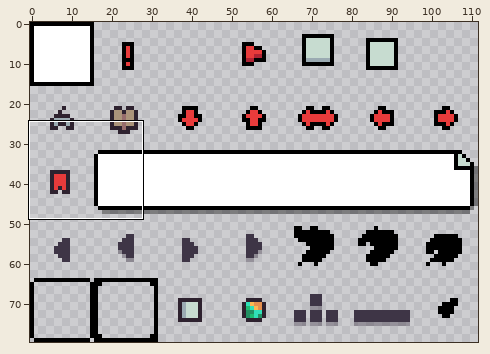
Edited in one commit: pixel-art file (Projects/TastyRoad/Assets/Sprites/canvas_UI.aseprite). The first picture is a wide view before the edit; the outline marks the close-up.
Close-up. Earlier state:
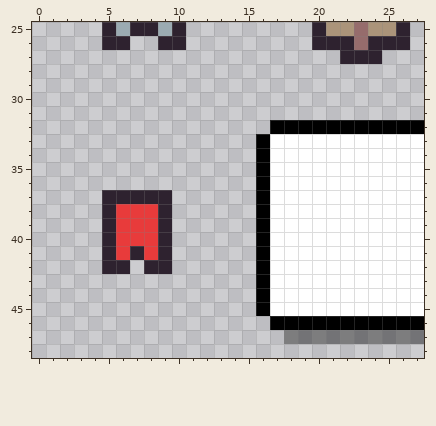
112x80 pixels, 1 frame. Shown: x 0..27, y 25..48.
New version:
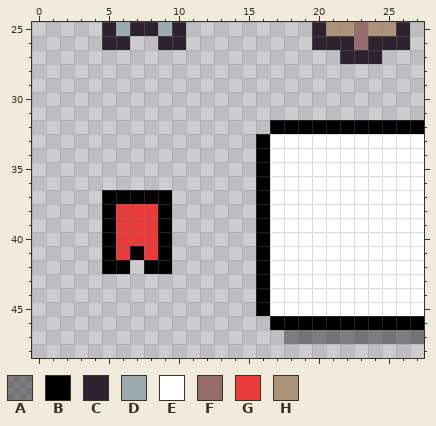
Palette (. is transparent): A #00000064  B #000000  C #2e222f  D #9babb2  E #ffffff  F #966c6c  G #e83b3b  H #ab947a
Change:
Layer "Layer 1":
Colour C gives way to colour B in row 37 at x 5 to 9; in rows 38 to 40 at x 5 and 9; in row 41 at x 5, 7 and 9; in row 42 at x 5 to 6 and 8 to 9.
Pixel boxes of the changes (left, top, right, bottom) in both close-ups:
changed: (102, 190, 172, 274)
